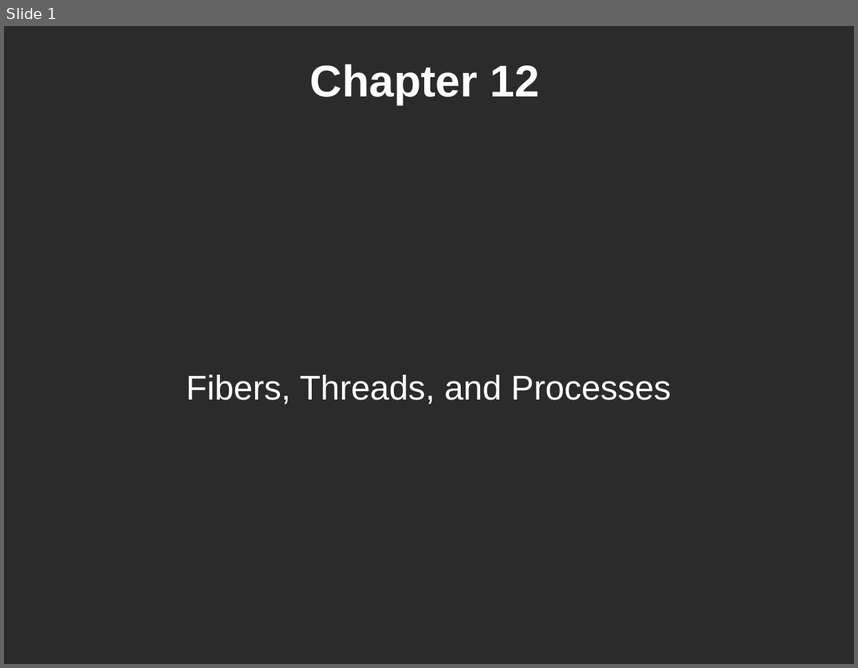
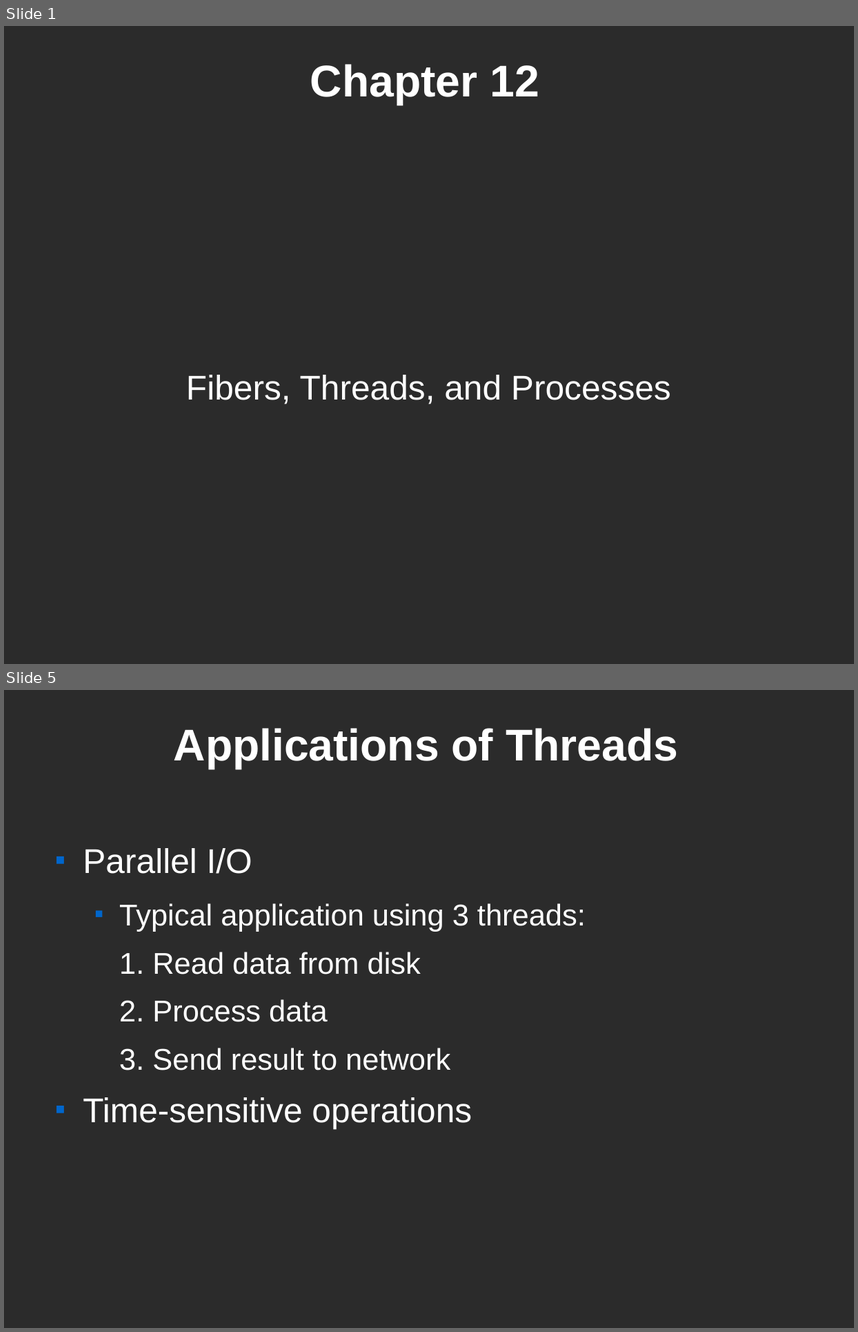
Before and after one commit to pdg137/concurrency-pres, a slide deck: concurrency.odp. Shown one above the other, each under a label of ours: slide 1 before the commit, slides 1 and 5 after it; the slides between them are not shown. The pictures are 858x668 and 858x1332 pixels, drawn with LibreOffice and Linux fonts; fonts in the diff are those of the drawing; background and template pictures are left out; a plain dark background stands for a picture behind light text. Boxes give left, top, right and bottom in pixels: in the first picture for what was removed or moved away, otherwise in the second. Text is boxed around its words. In the diff, an @@ line names an element or a change of style, - is before the commit and + after.

Commit message:
threads and processes

```diff
--- a/concurrency.odp
+++ b/concurrency.odp
@@ slide 5 added at box(4, 690, 854, 1328), background picture (left out) @@
@@ title added at box(174, 728, 678, 769), 41.4 pt, text #FFFFFF, bold @@
+Applications of Threads
@@ text added at box(83, 848, 586, 1129), 28 pt, text #FFFFFF @@
+■ Parallel I/O
+  ■ Typical application using 3 threads:
+  1. Read data from disk
+  2. Process data
+  3. Send result to network
+■ Time-sensitive operations
```
Also in this commit, not shown: 3 slides changed, 4 other slides added, 3 other files.
